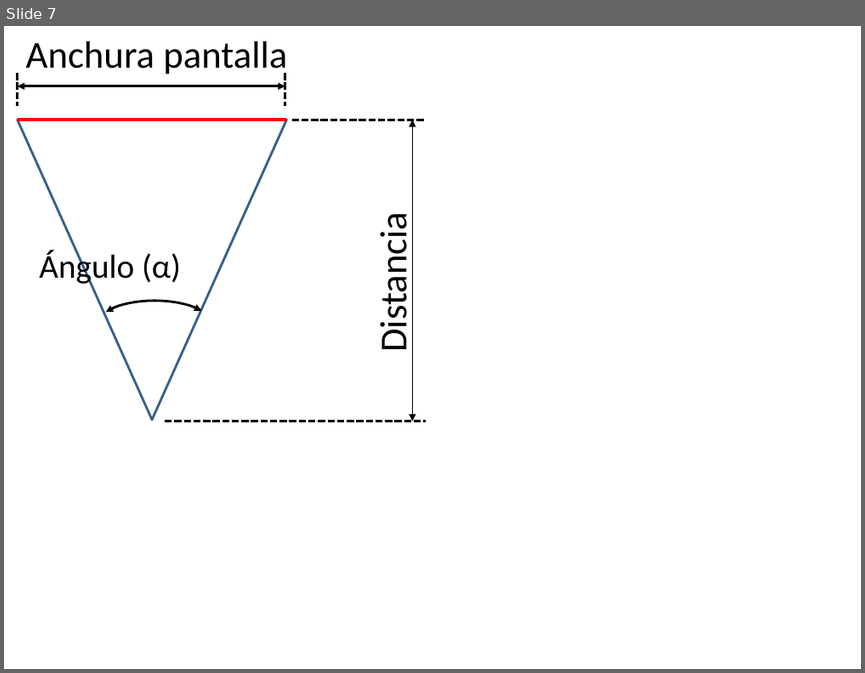
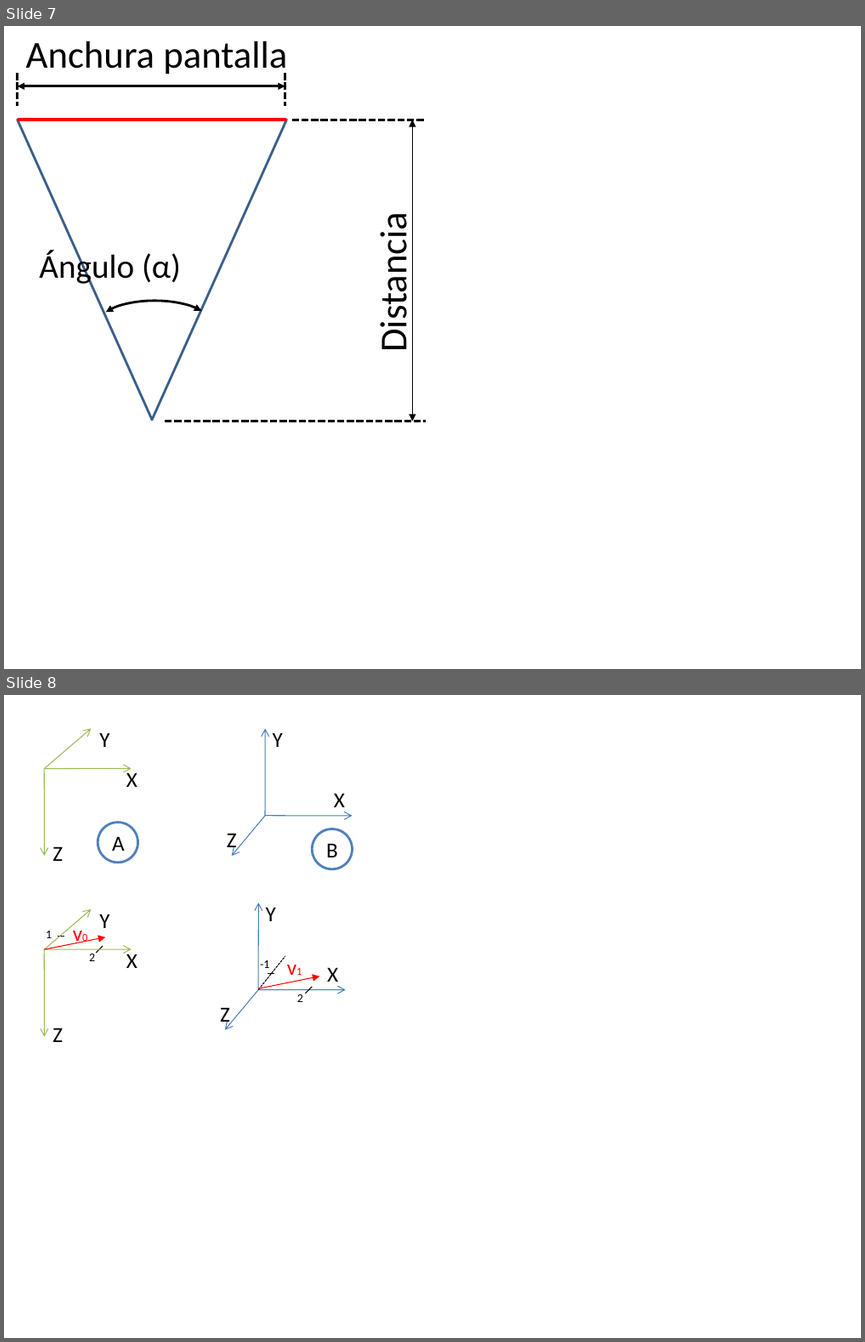
Before and after one commit to argosen/Memoria-proyecto, a slide deck: Imagenes/imagenesGeneradas.pptx. Shown one above the other, each under a label of ours: slide 7 before the commit, slides 7 and 8 after it. The pictures are 865x673 and 865x1342 pixels, drawn with LibreOffice and Linux fonts; fonts in the diff are those of the drawing. Boxes give left, top, right and bottom in pixels: in the first picture for what was removed or moved away, otherwise in the second. Text is boxed around its words. In the diff, an @@ line names an element or a change of style, - is before the commit and + after.

```diff
--- a/Imagenes/imagenesGeneradas.pptx
+++ b/Imagenes/imagenesGeneradas.pptx
@@ slide 8 added at [4, 695, 861, 1338], background #FFFFFF @@
@@ group added at [44, 728, 137, 861]: 3 arrows, 3 texts @@
+X
+Z
+Y
@@ group added at [227, 728, 352, 855]: 3 arrows, 3 texts @@
+X
+Z
+Y
@@ ellipse added at [98, 822, 137, 862], fill #FFFFFF, outline #4F81BD 2 pt, 18 pt, text #000000 @@
+A
@@ ellipse added at [312, 828, 352, 869], fill #FFFFFF, outline #4F81BD 2 pt, 18 pt, text #000000 @@
+B
@@ text added at [64, 916, 97, 950], 18 pt, text #FF0000 @@
+v0
@@ group added at [44, 909, 137, 1042]: 3 arrows, 3 texts @@
+X
+Z
+Y
@@ group added at [220, 902, 345, 1030]: 3 arrows, 3 texts @@
+X
+Z
+Y
@@ arrow added from (44, 949) to (105, 937), #FF0000 0.75 pt @@
@@ text added at [46, 930, 52, 938], 10 pt, text #000000 @@
+1
@@ line added from (57, 936) to (64, 936), #000000 0.75 pt @@
@@ line added from (103, 946) to (96, 953), #000000 0.75 pt @@
@@ text added at [279, 949, 311, 984], 18 pt, text #FF0000 @@
+v1
@@ text added at [89, 953, 95, 961], 10 pt, text #000000 @@
+2
@@ line added from (258, 990) to (285, 956), #000000 0.75 pt dashed @@
@@ text added at [260, 960, 269, 968], 10 pt, text #000000 @@
+-1
@@ line added from (268, 973) to (274, 973), #000000 0.75 pt @@
@@ arrow added from (258, 988) to (319, 976), #FF0000 0.75 pt @@
@@ text added at [297, 994, 303, 1002], 10 pt, text #000000 @@
+2
@@ line added from (312, 987) to (306, 993), #000000 0.75 pt @@
```
Also in this commit, not shown: 11 other files.
